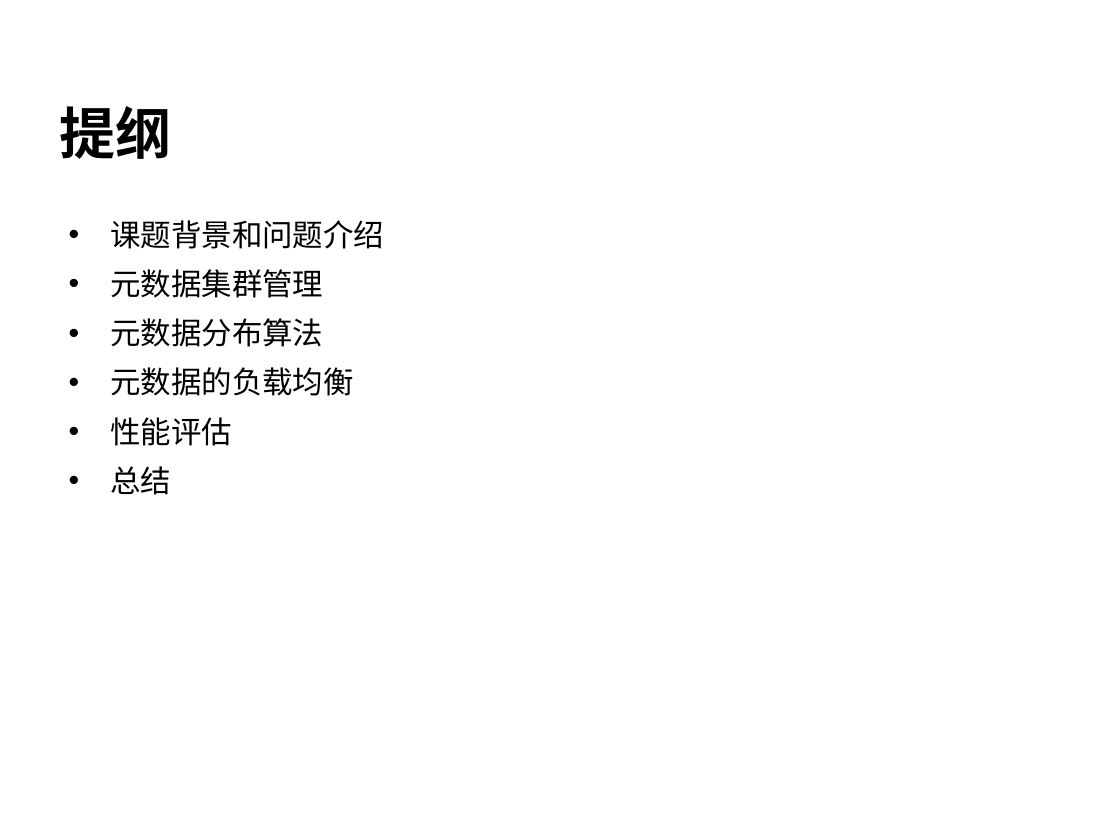
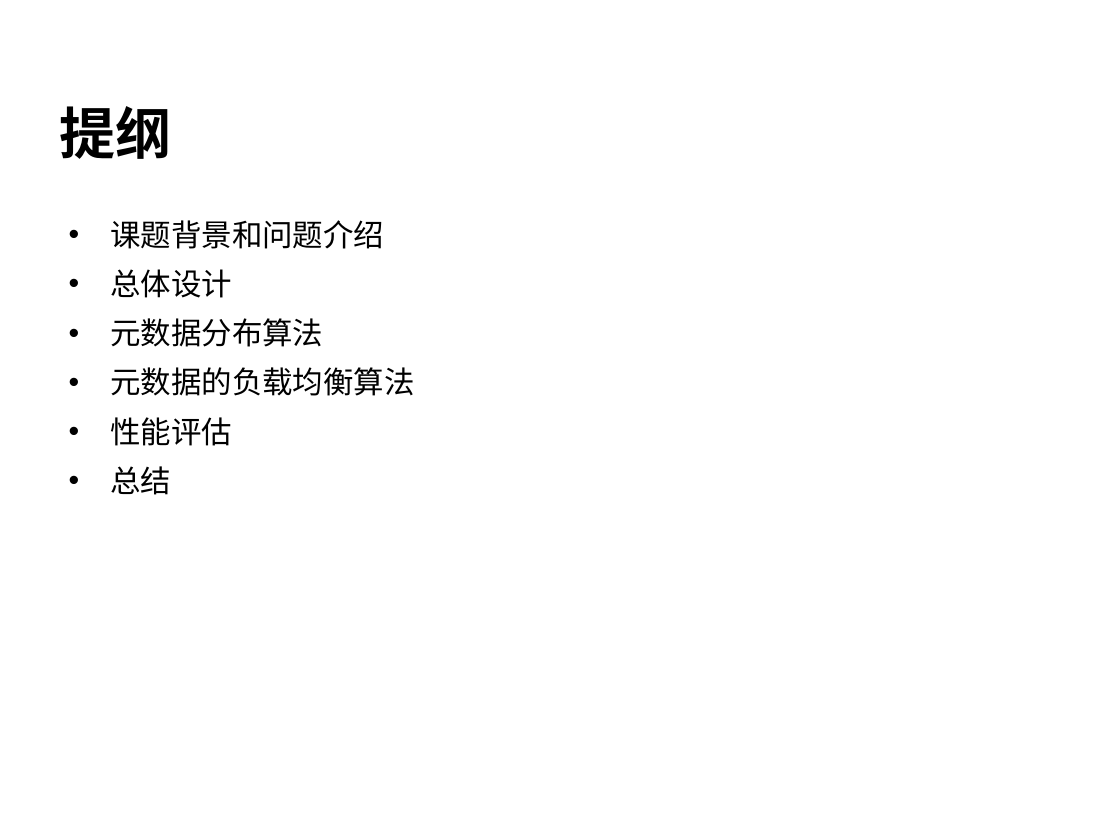
Before and after one commit to cheliequan/idning-paper, a slide deck: slide 2 of draft/答辩.ppt. Drawn at 1120x840 pixels with LibreOffice and Linux fonts; fonts in the diff are those of the drawing; background and template pictures are left out. Boxes give left, top, right and bottom in pixels: in the first picture for what was removed or moved away, otherwise in the second. Text is boxed around its words. In the diff, an @@ line names an element or a change of style, - is before the commit and + after.

```diff
--- a/draft/答辩.ppt
+++ b/draft/答辩.ppt
@@ text at box(111, 269, 233, 298): text changed @@
-• 元数据集群管理
+• 总体设计
@@ text at box(111, 367, 415, 396): text changed @@
-• 元数据的负载均衡
+• 元数据的负载均衡算法
```
Also in this commit, not shown: 9 other slides changed, 2 slides added, 5 slides removed, 1 other file.
